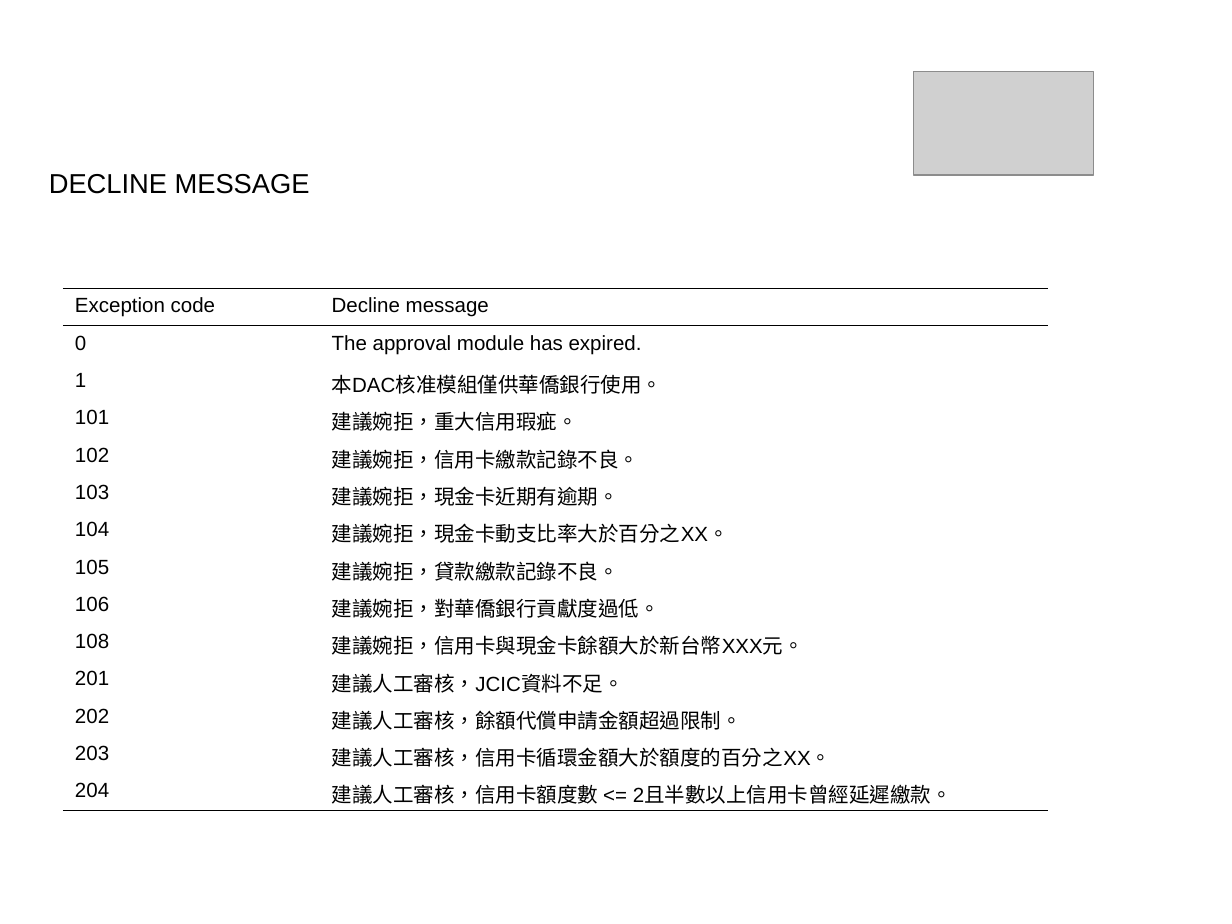
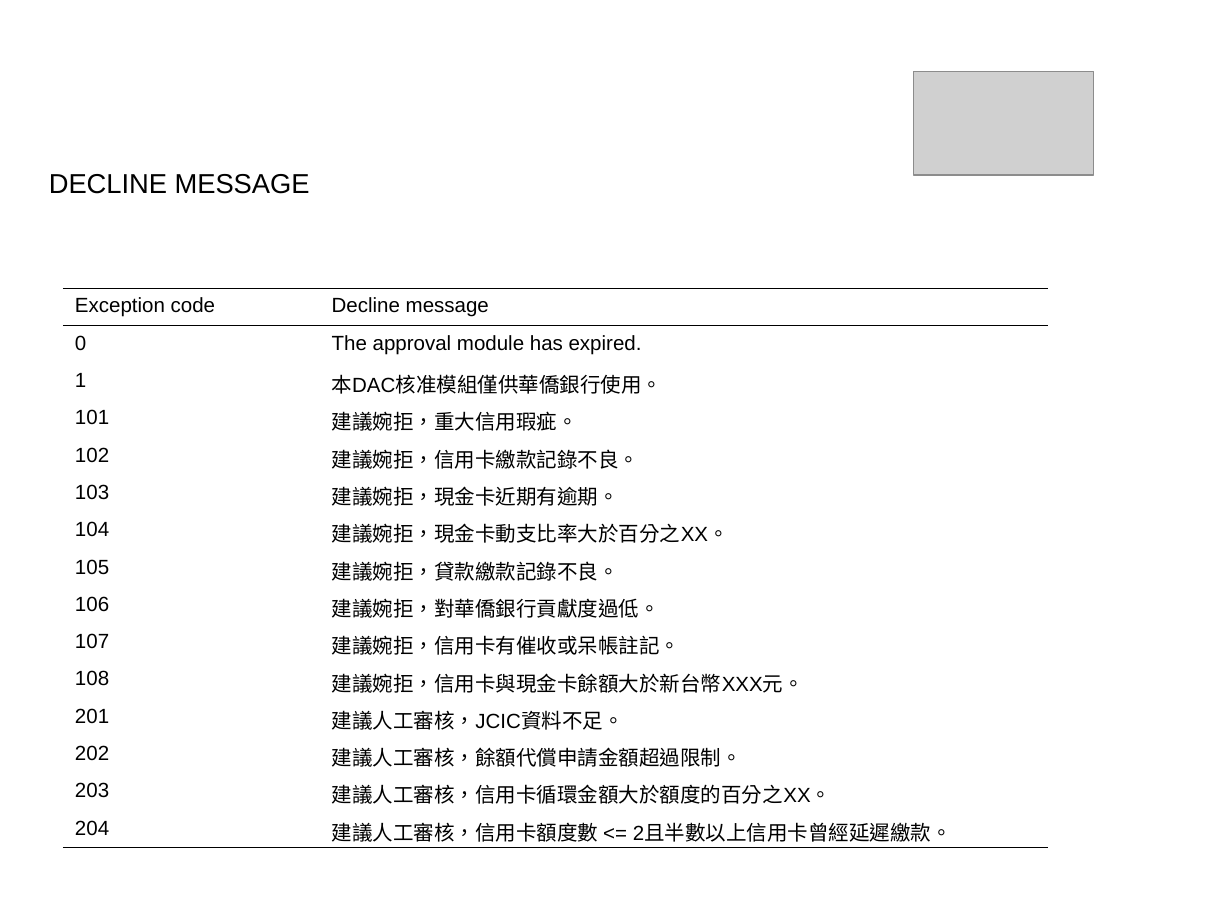
Before and after one commit to hunganhu/dac, a slide deck: slide 60 of BOOC_CC_BT/doc/BOOC Credit Card DOUCMENTATION.ppt. Drawn at 1232x924 pixels with LibreOffice and Linux fonts; fonts in the diff are those of the drawing; grey boxes stand for pictures. Boxes give left, top, right and bottom in pixels: in the first picture for what was removed or moved away, otherwise in the second. Text is boxed around its words. In the diff, an @@ line names an element or a change of style, - is before the commit and + after.

```diff
--- a/BOOC_CC_BT/doc/BOOC Credit Card DOUCMENTATION.ppt
+++ b/BOOC_CC_BT/doc/BOOC Credit Card DOUCMENTATION.ppt
@@ table at (63, 288, 1048, 846) @@
+row 10: 107 | 建議婉拒，信用卡有催收或呆帳註記。
```
Also in this commit, not shown: 6 other slides changed, 3 other files.
